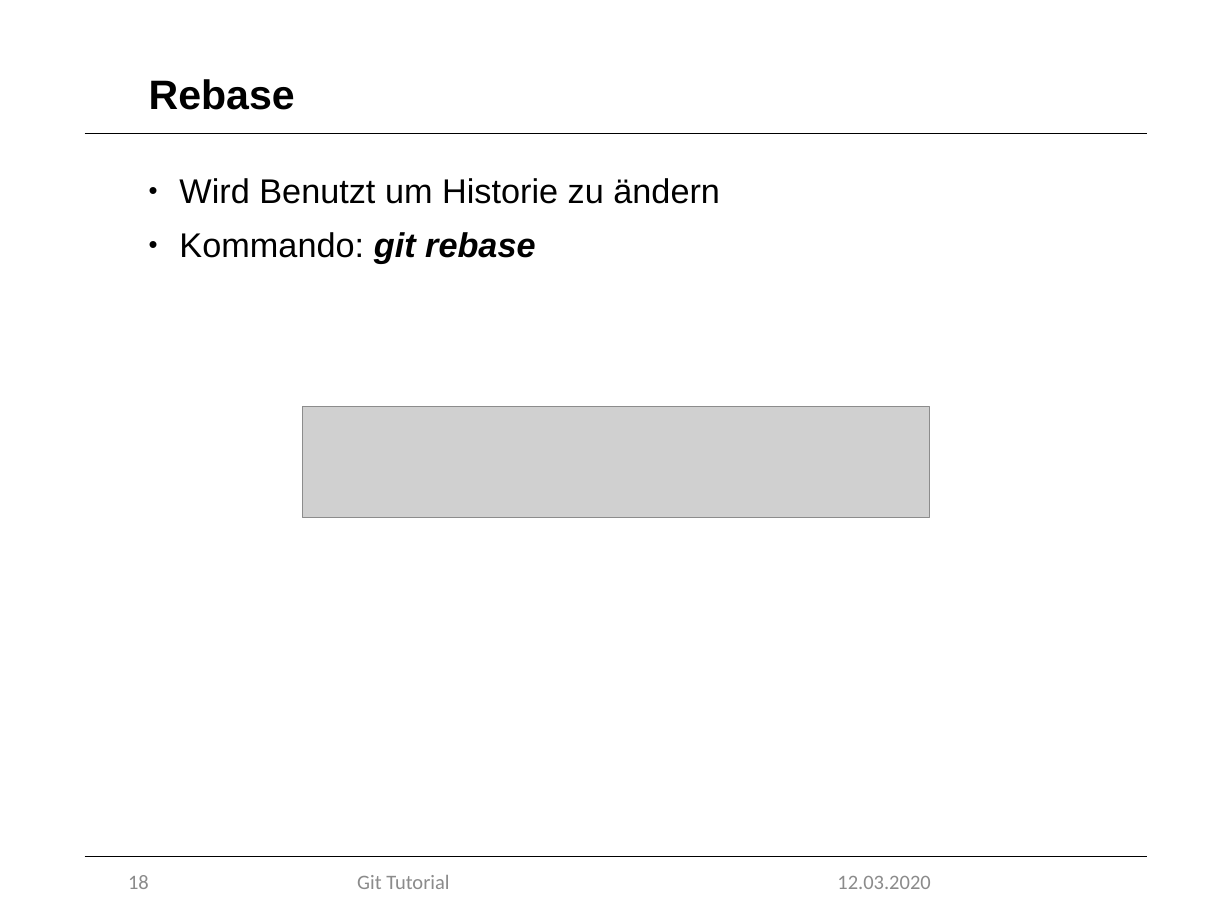
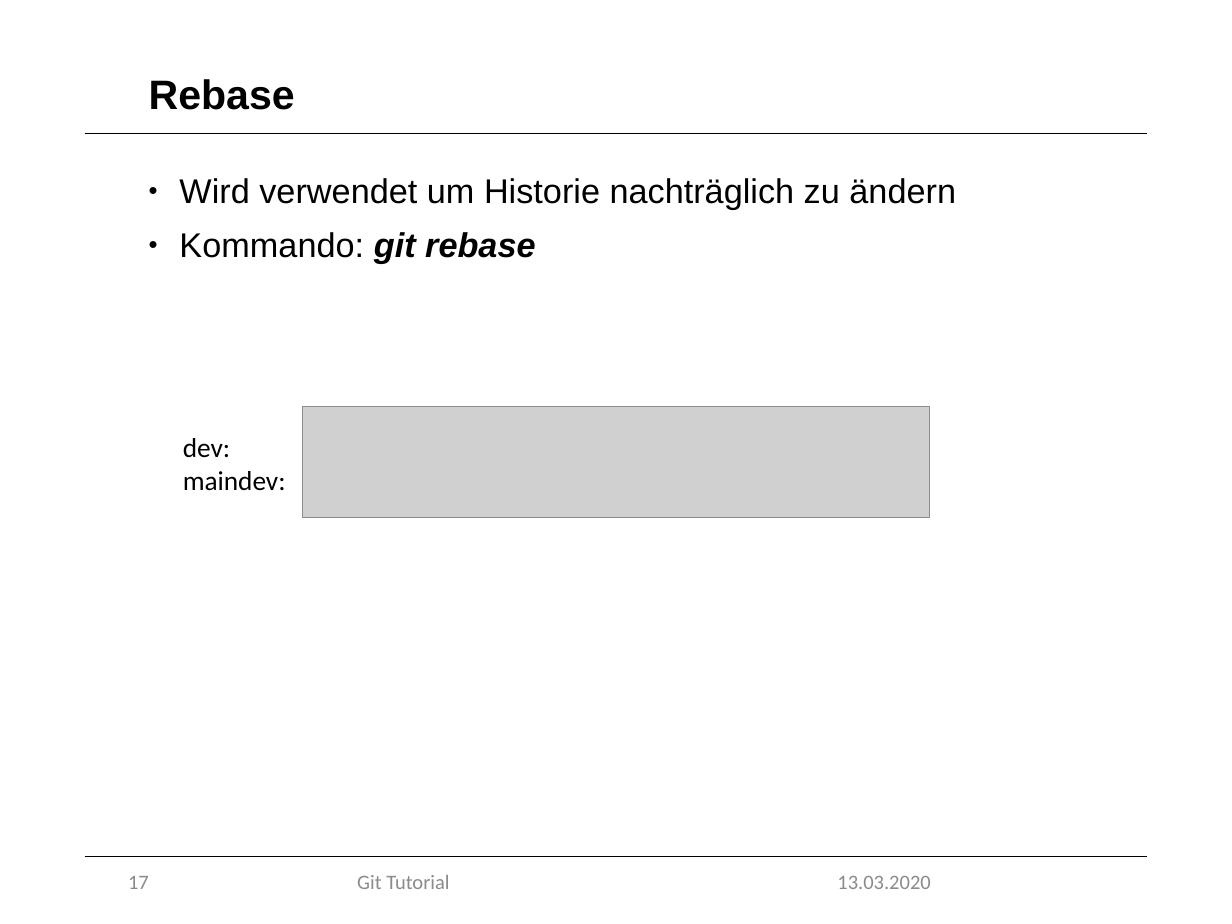
Before and after one commit to marcretzlaff/projektarbeit, a slide deck: slide 17 of Präsentation-90min/Präsentation-90min.pptx (slide 18 before the commit). Drawn at 1232x924 pixels with LibreOffice and Linux fonts; fonts in the diff are those of the drawing; grey boxes stand for pictures; background and template pictures are left out. Boxes give left, top, right and bottom in pixels: in the first picture for what was removed or moved away, otherwise in the second. Text is boxed around its words. In the diff, an @@ line names an element or a change of style, - is before the commit and + after.

```diff
--- a/Präsentation-90min/Präsentation-90min.pptx
+++ b/Präsentation-90min/Präsentation-90min.pptx
@@ text at [179,178,956,210]: text changed @@
-• Wird Benutzt um Historie zu ändern
+• Wird verwendet um Historie nachträglich zu ändern
@@ text added at [183,438,286,491], 16 pt, text #000000 @@
+dev:
+maindev:
@@ page number at [128,876,149,889]: text changed @@
-18
+17
@@ text at [837,876,930,889]: text changed @@
-12.03.2020
+13.03.2020
```
Also in this commit, not shown: 19 other slides changed, 9 slides added, 10 slides removed.
